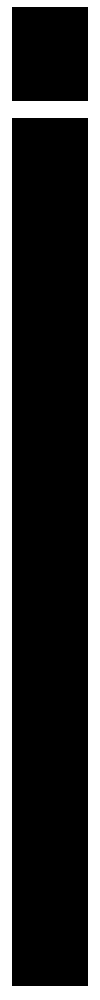
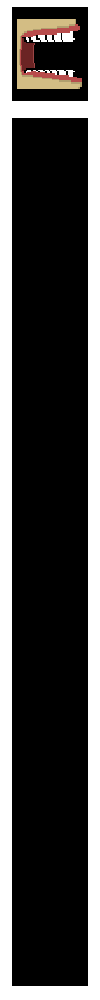
Before/after of a w=100, h=1000 layered artwork. What changed in the layer stack:
showed "Pasted Layer", painted on it over [17, 19, 82, 89]
